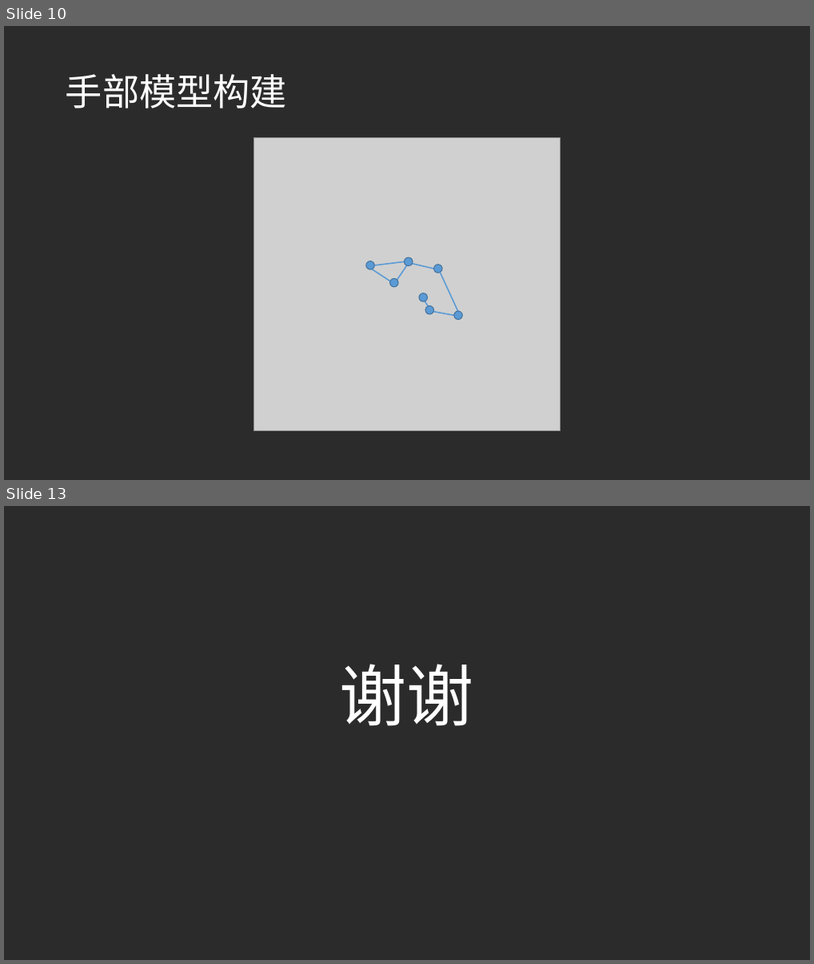
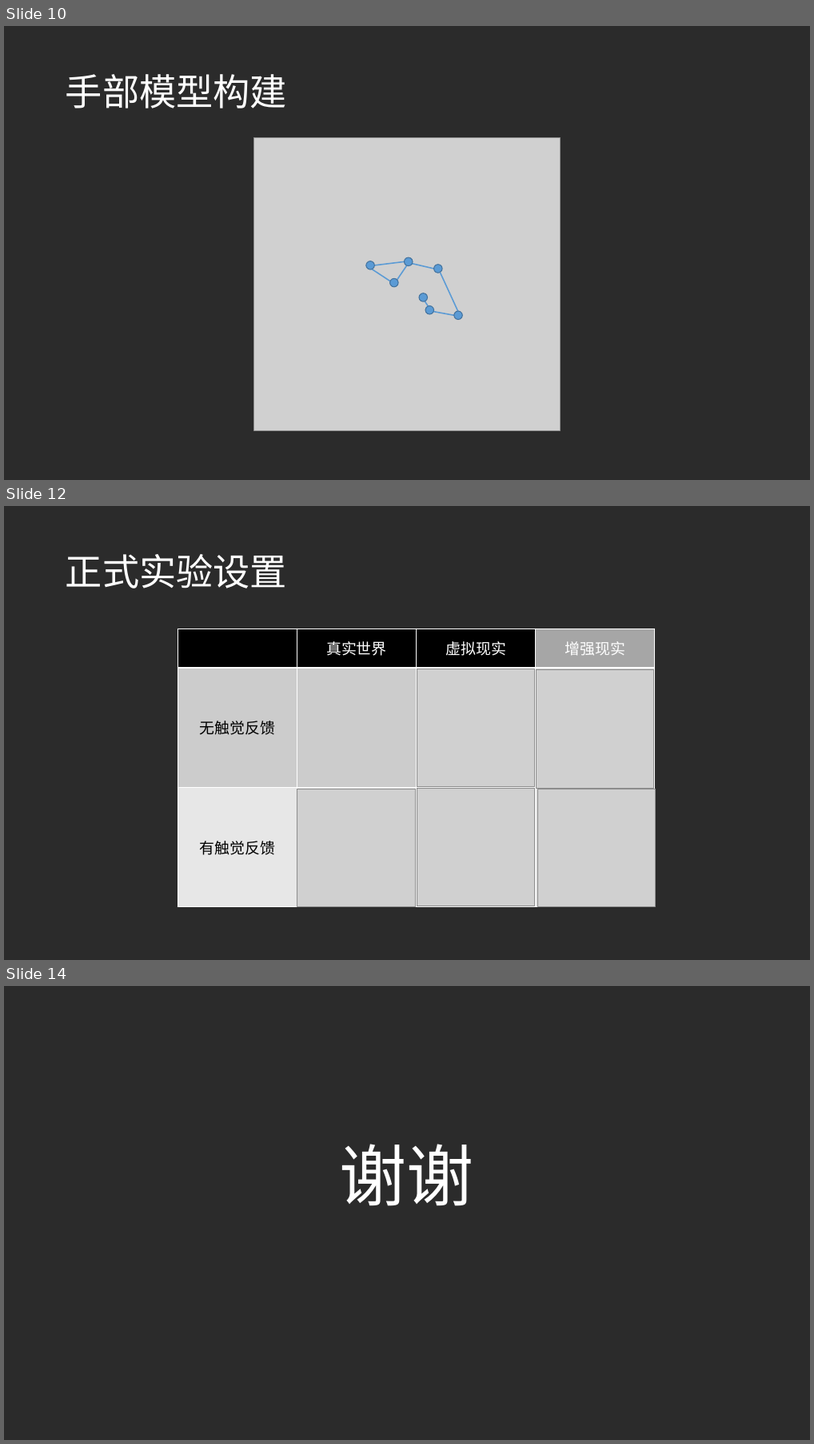
Before and after one commit to daaqing452/Haptic-Feedback-Surface-Interaction, a slide deck: 毕业设计中期答辩-鲁逸沁.pptx. Shown one above the other, each under a label of ours: slides 10 and 13 before the commit, slides 10, 12 and 14 after it; the slides between them are not shown. The pictures are 814x964 and 814x1444 pixels, drawn with LibreOffice and Linux fonts; fonts in the diff are those of the drawing; grey boxes stand for pictures; background and template pictures are left out; a plain dark background stands for a picture behind light text. Boxes give left, top, right and bottom in pixels: in the first picture for what was removed or moved away, otherwise in the second. Text is boxed around its words. In the diff, an @@ line names an element or a change of style, - is before the commit and + after.

```diff
--- a/毕业设计中期答辩-鲁逸沁.pptx
+++ b/毕业设计中期答辩-鲁逸沁.pptx
@@ slide 12 added at (4,506,810,960), background picture (left out) @@
@@ title added at (66,554,287,588), 44 pt, text #FFFFFF @@
+正式实验设置
@@ table added at (178,628,654,907), 3 rows, 4 columns @@
+ | 真实世界 | 虚拟现实 | 增强现实
+无触觉反馈 |  |  | 
+有触觉反馈 |  |  | 
@@ picture added at (417,668,535,787) @@
@@ picture added at (536,670,654,788) @@
@@ picture added at (298,788,415,907) @@
@@ picture added at (417,788,535,906) @@
@@ picture added at (538,788,655,907) @@
@@ what was slide 13 is now slide 14 @@
```
Also in this commit, not shown: 3 slides changed, 1 other file.
